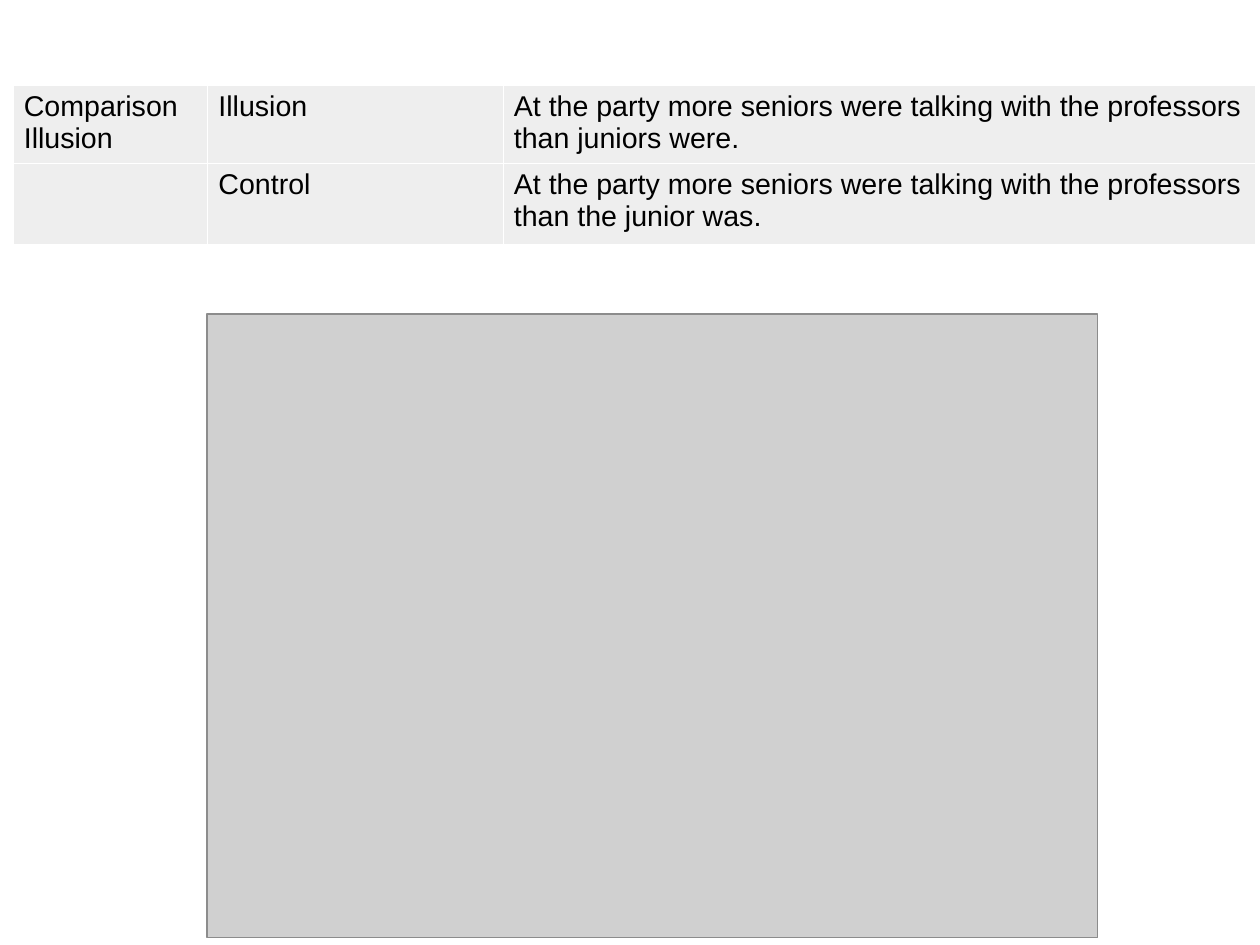
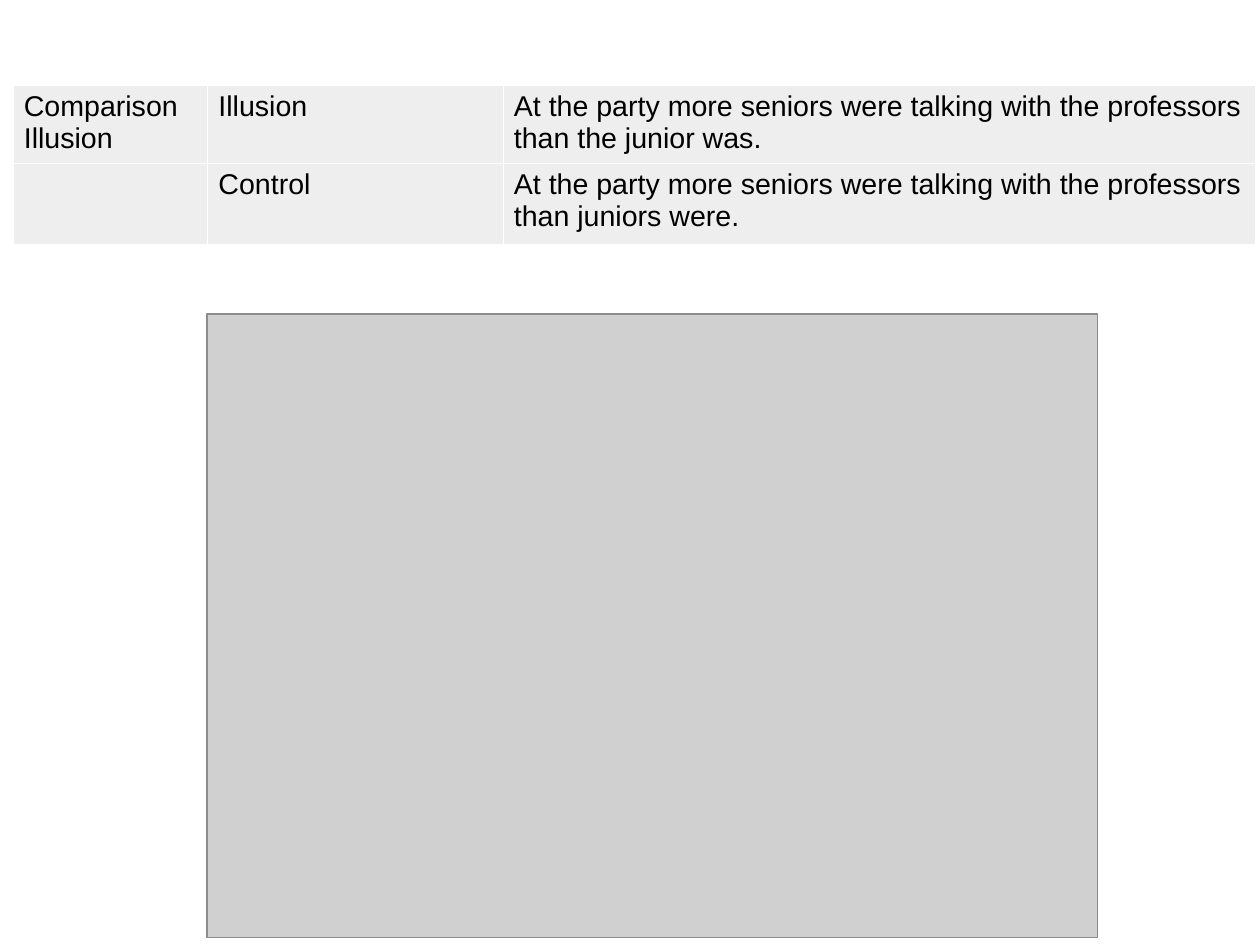
Before and after one commit to stevenlangsford/sentenceSTA, a slide deck: slide 40 of data/presenting/labmeeting_Feb2019.odp (slide 29 before the commit). Drawn at 1260x945 pixels with LibreOffice and Linux fonts; fonts in the diff are those of the drawing; grey boxes stand for pictures. Boxes give left, top, right and bottom in pixels: in the first picture for what was removed or moved away, otherwise in the second. Text is boxed around its words. In the diff, an @@ line names an element or a change of style, - is before the commit and + after.

```diff
--- a/data/presenting/labmeeting_Feb2019.odp
+++ b/data/presenting/labmeeting_Feb2019.odp
@@ table at (13, 85, 1254, 244) @@
-row 1, column 3: At the party more seniors were talking with the professors than juniors were.
+row 1, column 3: At the party more seniors were talking with the professors than the junior was.
-row 2, column 3: At the party more seniors were talking with the professors than the junior was.
+row 2, column 3: At the party more seniors were talking with the professors than juniors were.
```
Also in this commit, not shown: 1 other slide changed, 12 slides added, 1 slide removed, 10 other files.
